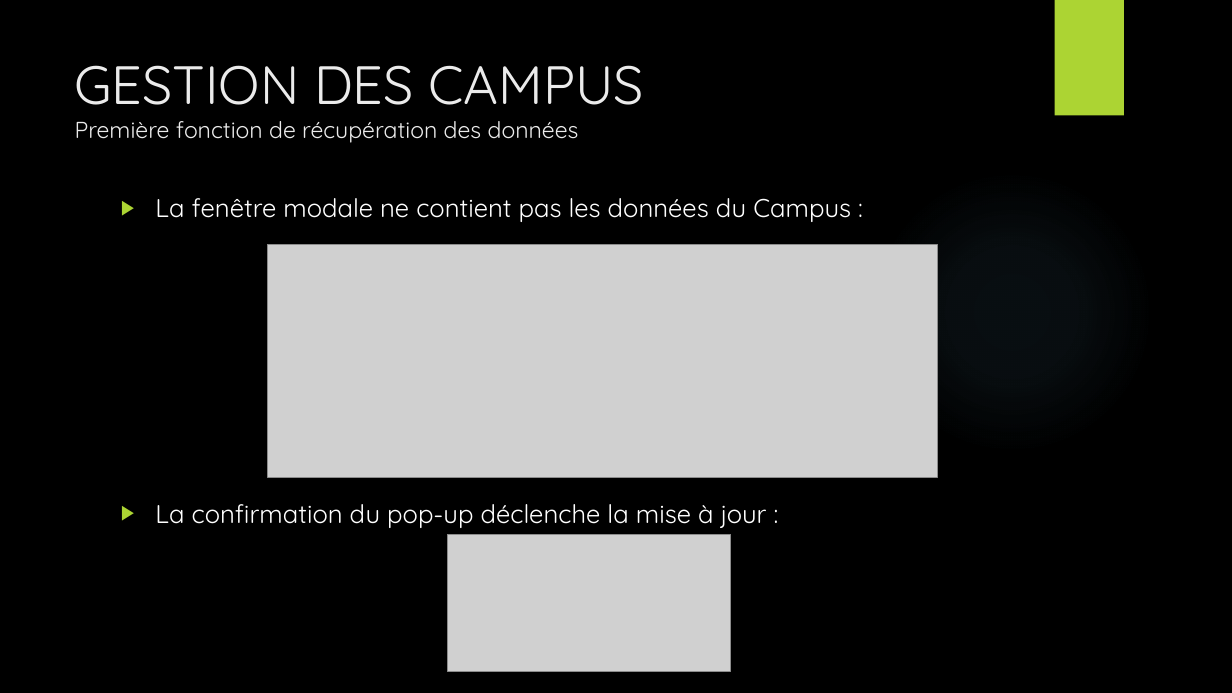
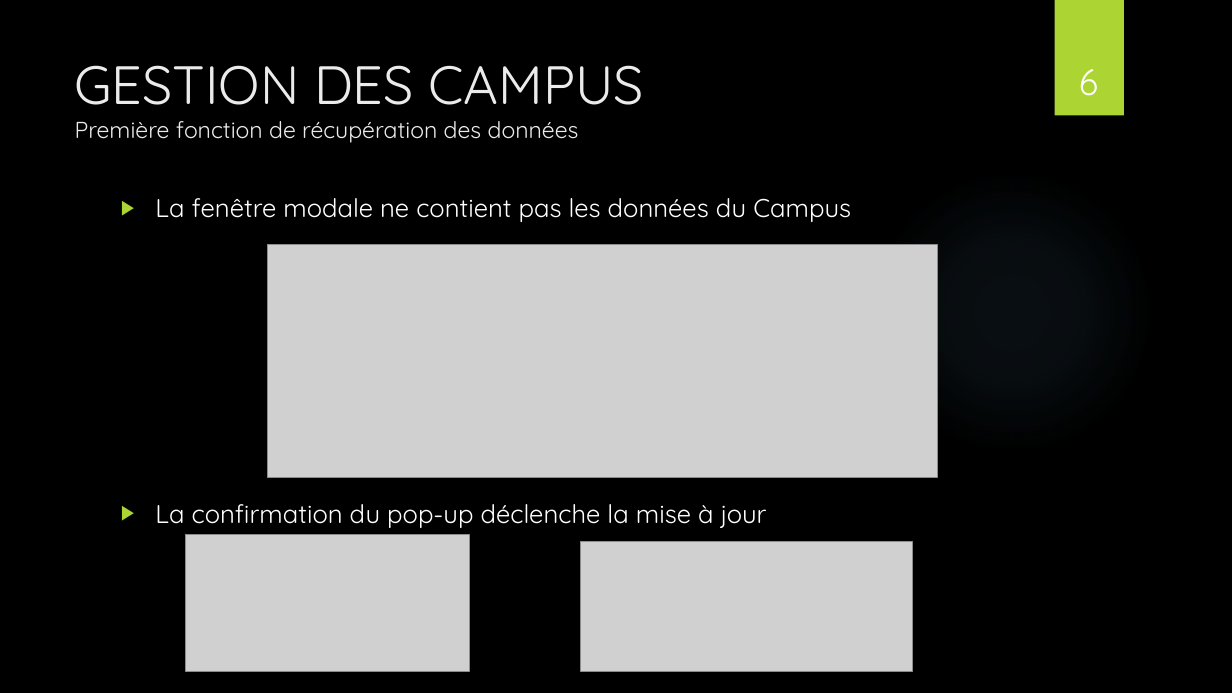
Before and after one commit to gaelherambourg/sorties.com, a slide deck: slide 6 of SORTIR.pptx (slide 5 before the commit). Drawn at 1232x693 pixels with LibreOffice and Linux fonts; fonts in the diff are those of the drawing; grey boxes stand for pictures; background and template pictures are left out. Boxes give left, top, right and bottom in pixels: in the first picture for what was removed or moved away, otherwise in the second. Text is boxed around its words. In the diff, an @@ line names an element or a change of style, - is before the commit and + after.

```diff
--- a/SORTIR.pptx
+++ b/SORTIR.pptx
@@ page number added at <box>1079,69,1098,96</box>, 28 pt, text #FFFFFF @@
+6
@@ text at <box>155,198,851,528</box>: text changed @@
-▶ La fenêtre modale ne contient pas les données du Campus :
-▶ La confirmation du pop-up déclenche la mise à jour :
+▶ La fenêtre modale ne contient pas les données du Campus
+▶ La confirmation du pop-up déclenche la mise à jour
@@ picture: place and size @@
-picture at <box>447,534,731,671</box>
+picture at <box>186,534,470,671</box>
@@ picture added at <box>580,542,913,671</box> @@
```
Also in this commit, not shown: 8 other slides changed, 3 slides added, 1 other file.
